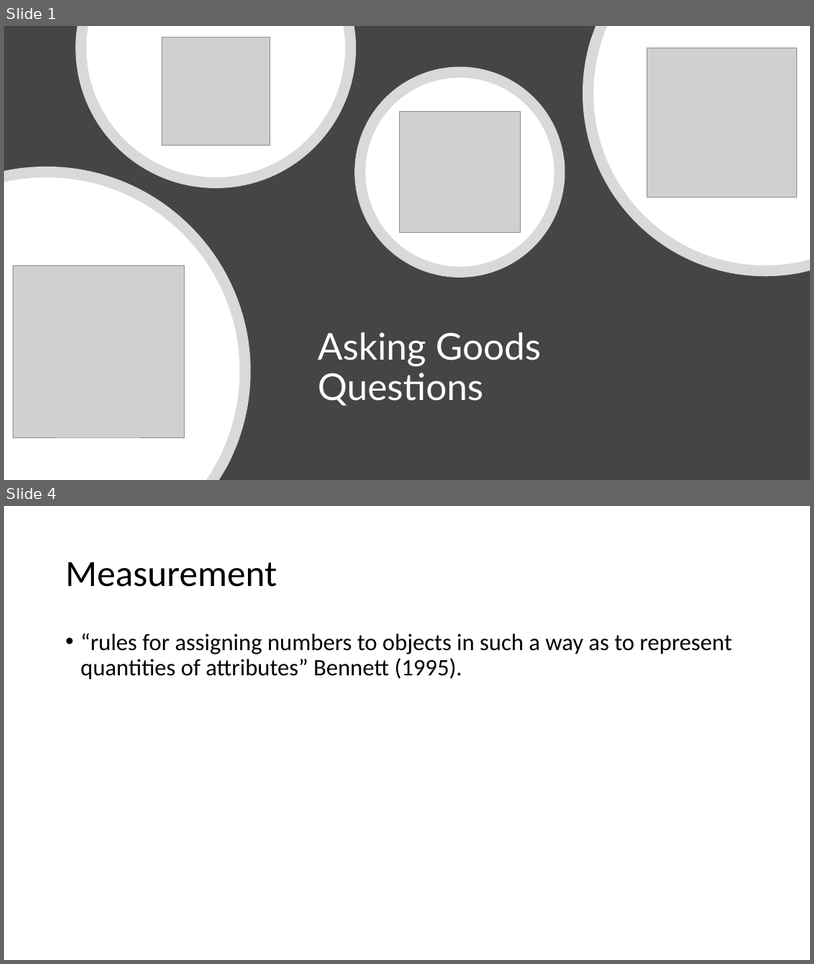
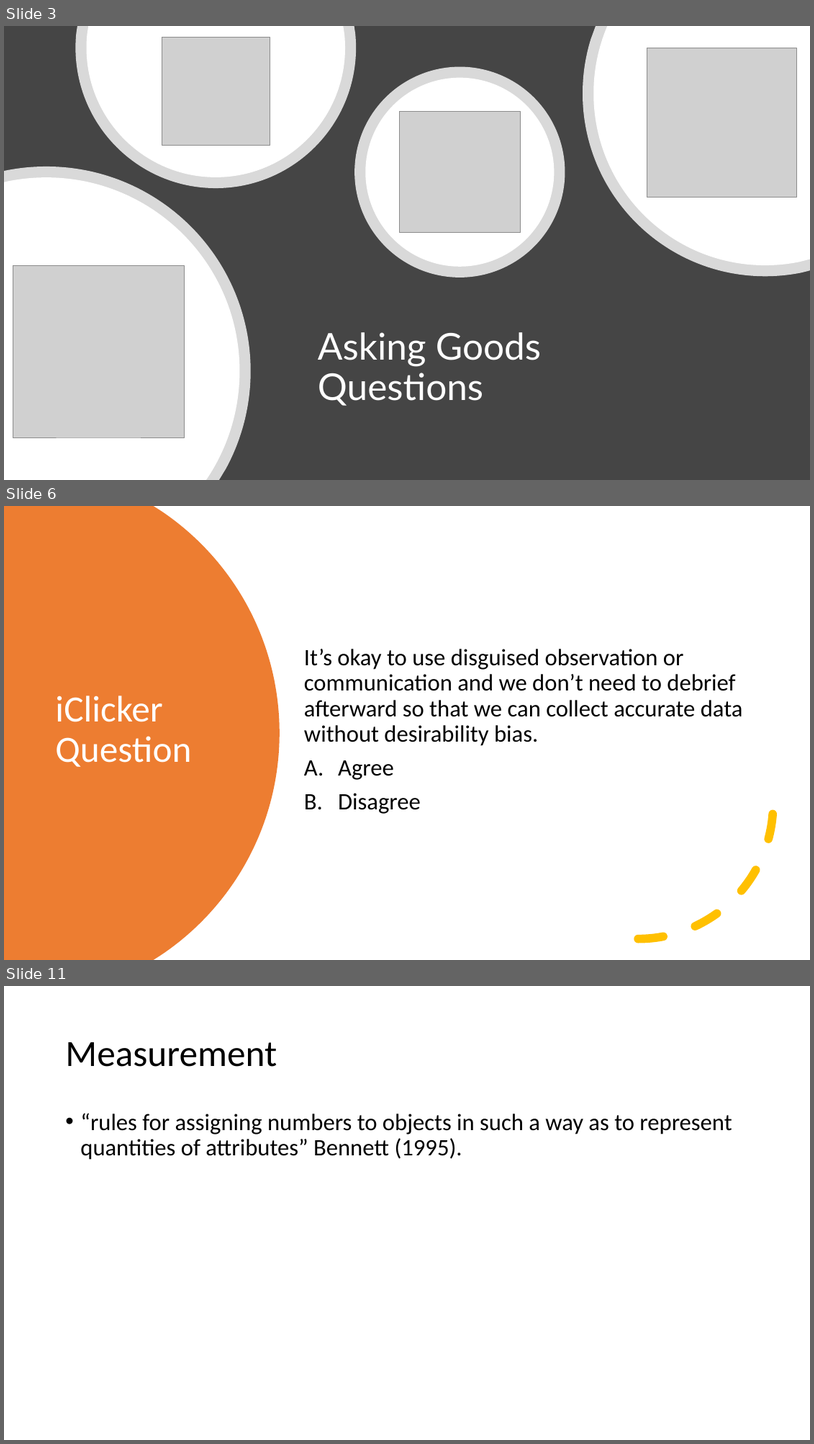
Before and after one commit to mikenguyen13/mar4050, a slide deck: lectures/5/2_Asking Goods Questions.pptx. Shown one above the other, each under a label of ours: slides 1 and 4 before the commit, slides 3, 6 and 11 after it; the slides between them are not shown. The pictures are 814x964 and 814x1444 pixels, drawn with LibreOffice and Linux fonts; fonts in the diff are those of the drawing; grey boxes stand for pictures. Boxes give left, top, right and bottom in pixels: in the first picture for what was removed or moved away, otherwise in the second. Text is boxed around its words. In the diff, an @@ line names an element or a change of style, - is before the commit and + after.

```diff
--- a/lectures/5/2_Asking Goods Questions.pptx
+++ b/lectures/5/2_Asking Goods Questions.pptx
@@ slide 6 added at [4, 506, 810, 960], background #FFFFFF @@
@@ freeform shape added at [4, 506, 280, 960], fill #ED7D31 @@
@@ text added at [304, 649, 743, 813], 28 pt, text #000000 @@
+It’s okay to use disguised observation or communication and we don’t need to debrief afterward so that we can collect accurate data without desirability bias.
+A. Agree
+B. Disagree
@@ arc (boxed as its full ellipse) added at [504, 669, 774, 939], outline #FFC000 10 pt dashed @@
@@ title added at [55, 695, 191, 767], 44 pt, text #FFFFFF @@
+iClicker Question
@@ what was slide 1 is now slide 3 @@
@@ what was slide 4 is now slide 11 @@
```
Also in this commit, not shown: 2 slides changed, 7 other slides added, 1 other file.
